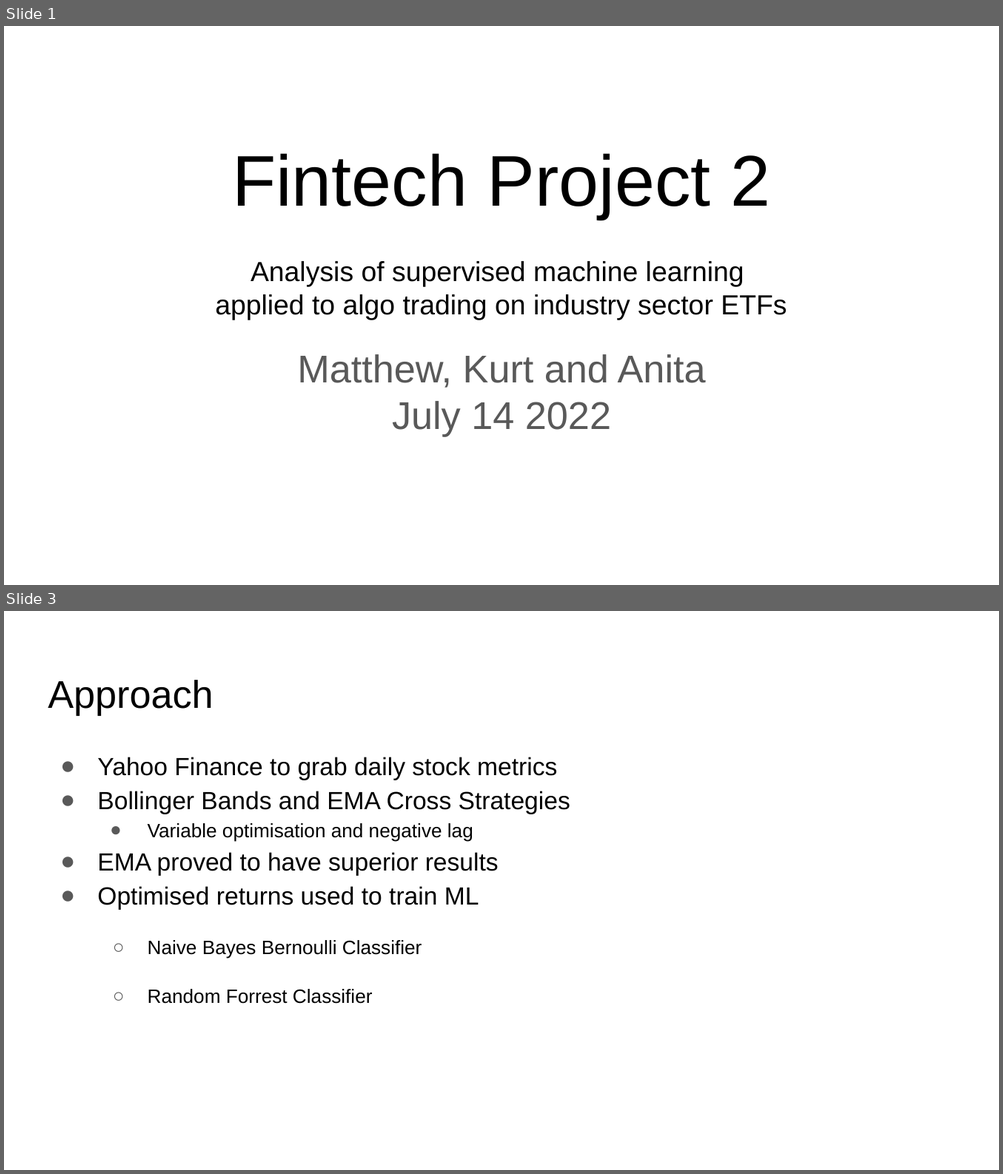
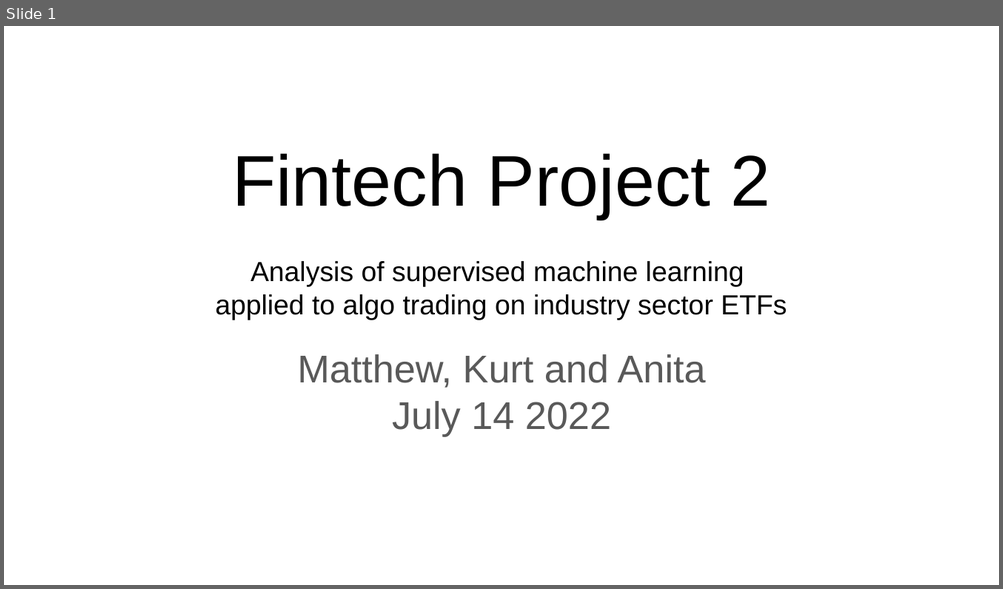
Before and after one commit to TRU-K/BCS-Project-2, a slide deck: Group 5 Presentation.pptx. Shown one above the other, each under a label of ours: slides 1 and 3 before the commit, slide 1 after it; the slides between them are not shown. The pictures are 1003x1174 and 1003x589 pixels, drawn with LibreOffice and Linux fonts; fonts in the diff are those of the drawing; background and template pictures are left out. Boxes give left, top, right and bottom in pixels: in the first picture for what was removed or moved away, otherwise in the second. Text is boxed around its words. In the diff, an @@ line names an element or a change of style, - is before the commit and + after.

```diff
--- a/Group 5 Presentation.pptx
+++ b/Group 5 Presentation.pptx
@@ slide 3 removed at box(4, 611, 999, 1170), background picture (left out) @@
@@ title removed at box(48, 680, 213, 715) @@
-Approach
@@ text removed at box(97, 757, 570, 1004) @@
-● Yahoo Finance to grab daily stock metrics
-● Bollinger Bands and EMA Cross Strategies
-  ● Variable optimisation and negative lag
-● EMA proved to have superior results
-● Optimised returns used to train ML
-  ○ Naive Bayes Bernoulli Classifier
-  ○ Random Forrest Classifier
```
Also in this commit, not shown: 5 slides changed, 1 slide added.
